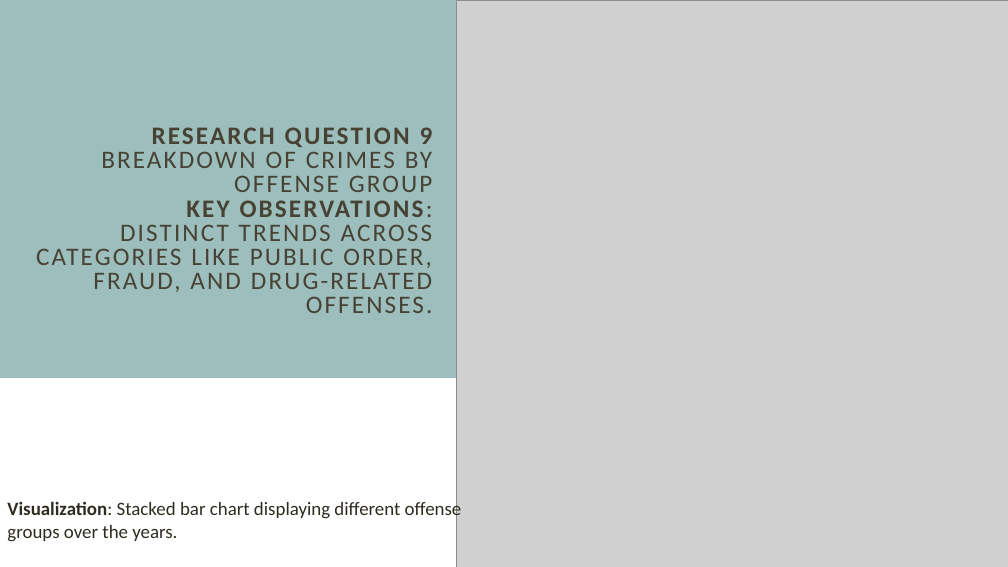
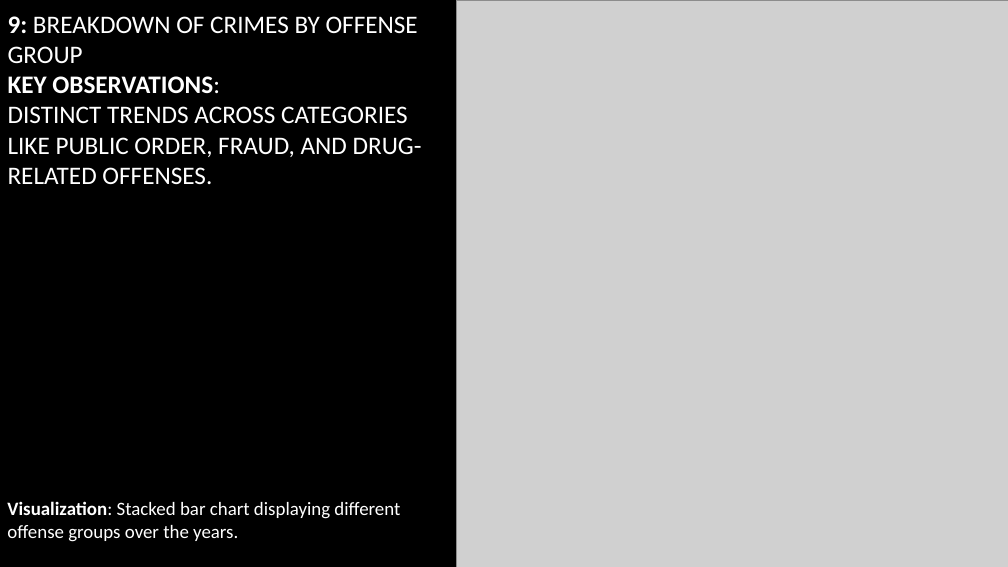
Before and after one commit to EngrIBGIT/Advanced-Data-Analytics---Portfolio-Project-for-DataPulse, a slide deck: slide 21 of presentation/Analysis_of_Police_Recorded_Data_Ibrahim_.pptx (slide 17 before the commit). Drawn at 1008x567 pixels with LibreOffice and Linux fonts; fonts in the diff are those of the drawing; grey boxes stand for pictures; background and template pictures are left out. Boxes give left, top, right and bottom in pixels: in the first picture for what was removed or moved away, otherwise in the second. Text is boxed around its words. In the diff, an @@ line names an element or a change of style, - is before the commit and + after.

```diff
--- a/presentation/Analysis_of_Police_Recorded_Data_Ibrahim_.pptx
+++ b/presentation/Analysis_of_Police_Recorded_Data_Ibrahim_.pptx
@@ background #FFFFFF to picture (left out) @@
@@ title "9: BREAKDOWN OF CRIMES BY ..." at [8,16,422,184]: vertical alignment middle to bottom @@
@@ rectangle removed at [0,0,1008,378] @@
@@ title at [8,16,422,184]: text changed; text colour #474233 to #FFFFFF @@
-RESEARCH QUESTION 9
-BREAKDOWN OF CRIMES BY OFFENSE GROUP
-KEY OBSERVATIONS:
-DISTINCT TRENDS ACROSS CATEGORIES LIKE PUBLIC ORDER, FRAUD, AND DRUG-RELATED OFFENSES.
+9: BREAKDOWN OF CRIMES BY OFFENSE GROUP
+KEY OBSERVATIONS:
+DISTINCT TRENDS ACROSS CATEGORIES LIKE PUBLIC ORDER, FRAUD, AND DRUG-RELATED OFFENSES.
@@ text "Visualization: Stacked bar chart displaying ..." at [7,501,400,542]: text colour #2E2B21 to #FFFFFF @@
```
Also in this commit, not shown: 18 other slides changed, 9 slides added, 4 slides removed.
